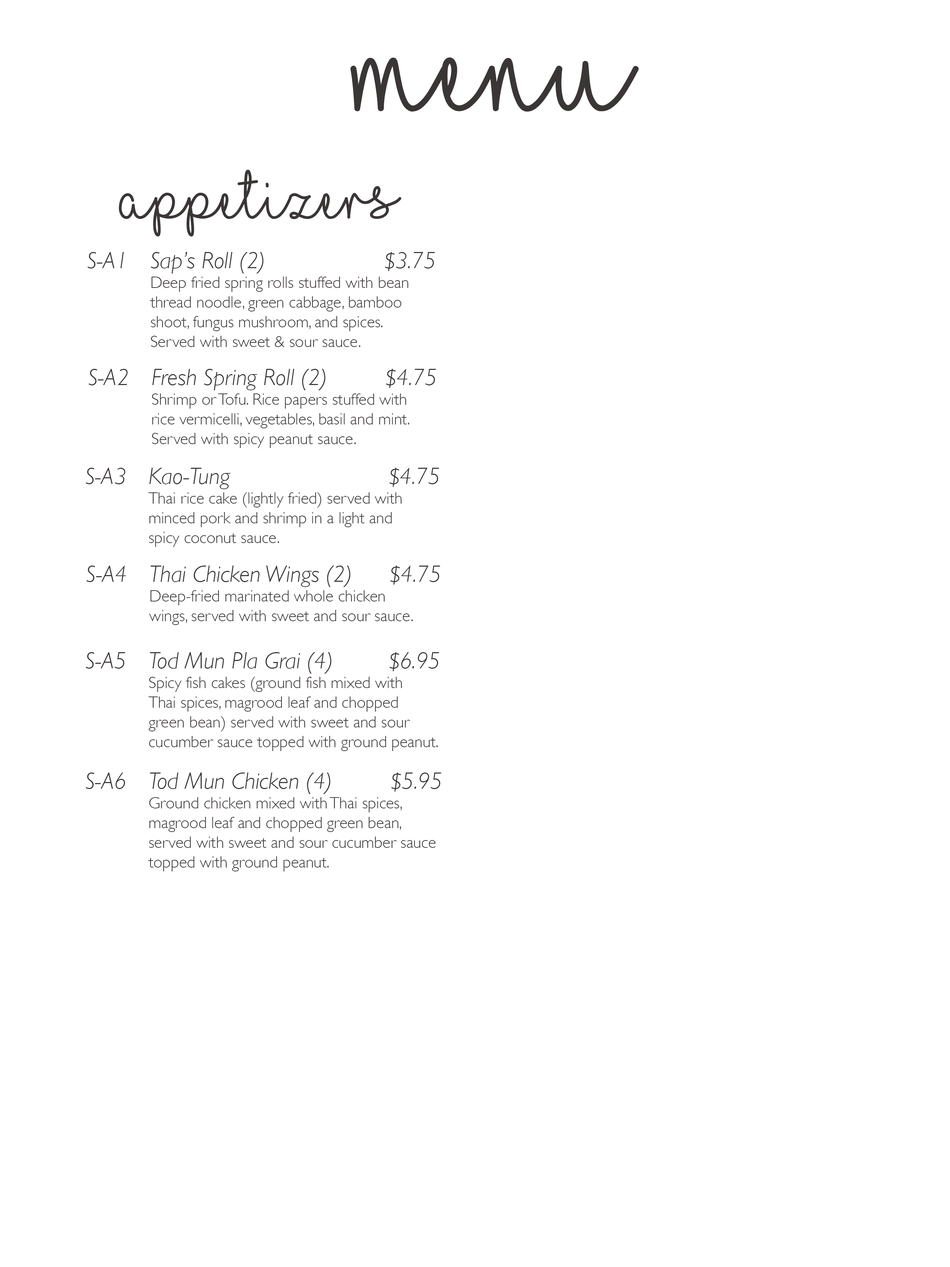
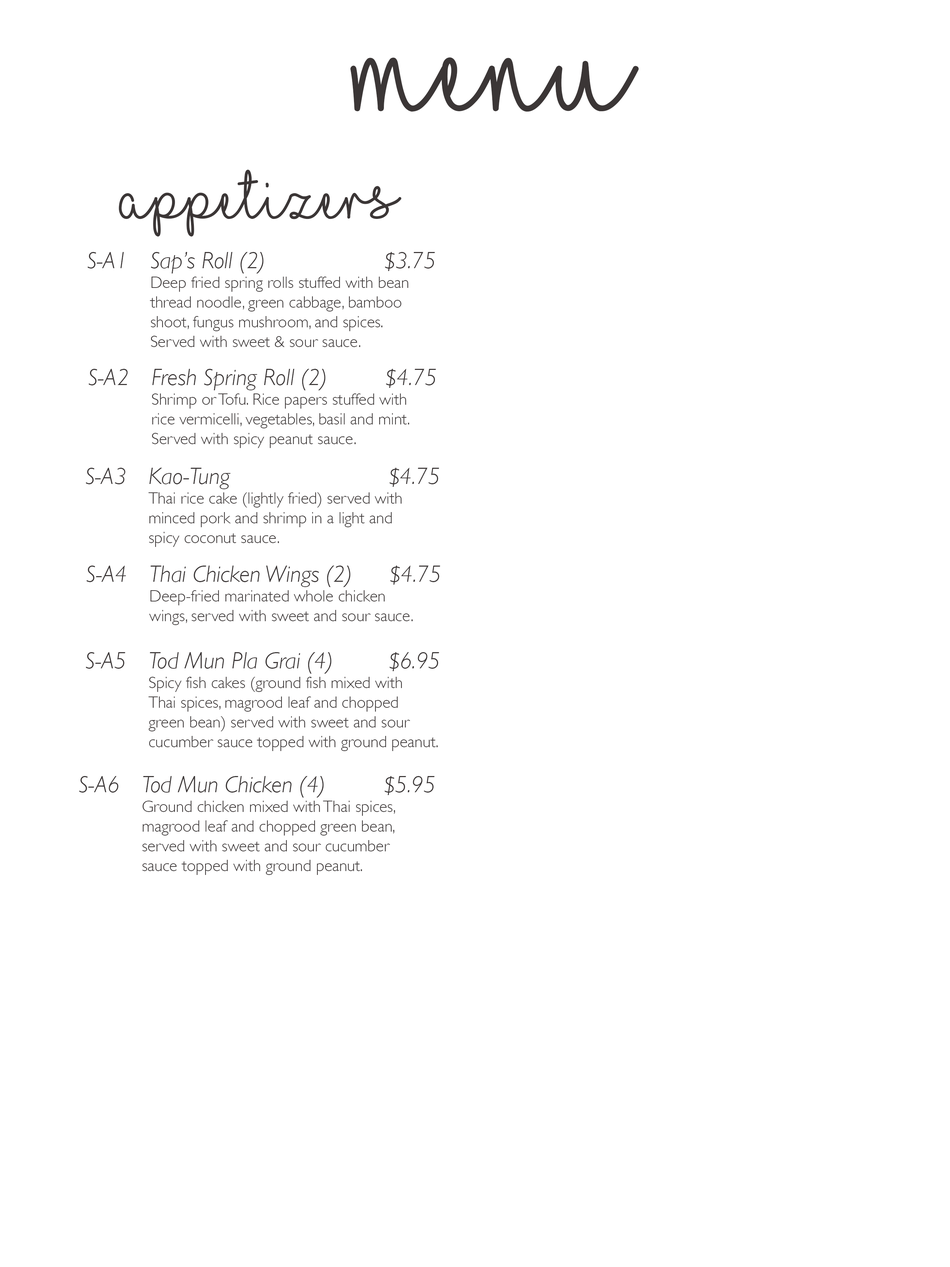
Comparing the layer stacks of the two 950×1267 images. Changes:
painted on "S-A6 Tod Mun Chicken (4) $5.95 Ground chicken m" over [79, 772, 442, 875]
